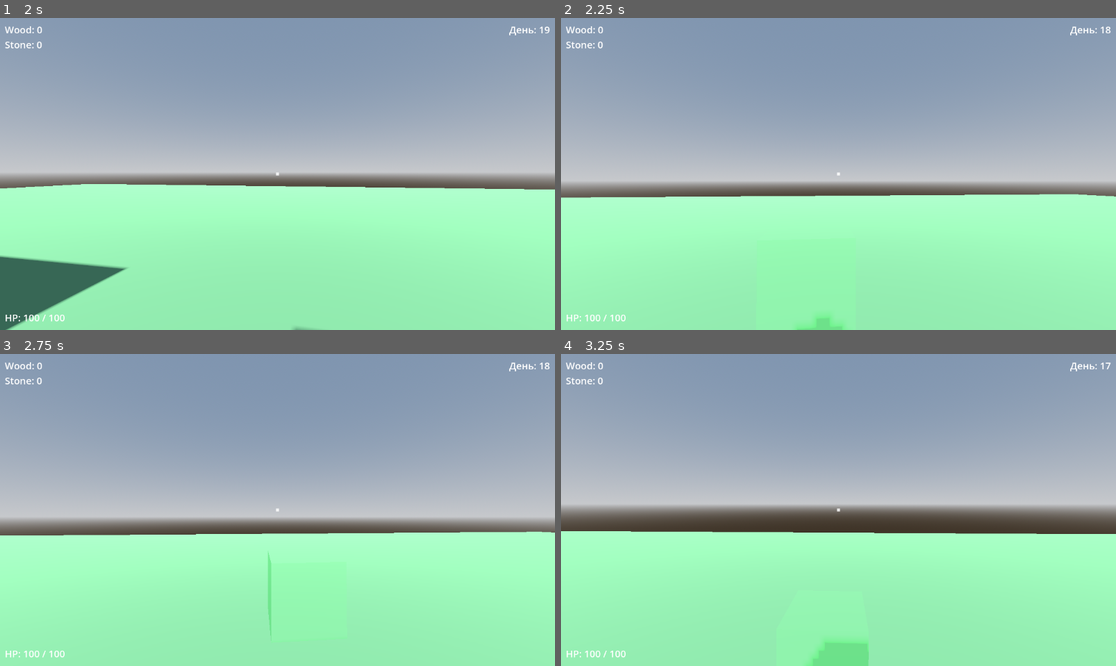
Above: before the commit, frames 1-4 (two rows, left to right).
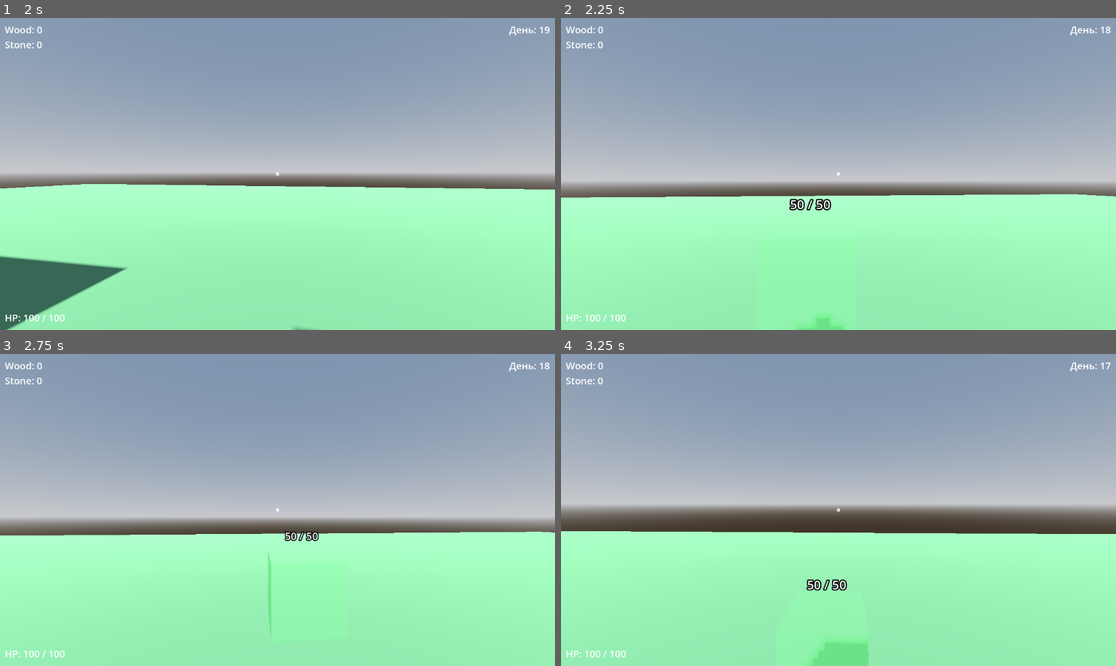
Above: after the commit, the same moments.

Repository: kem4ikkk/ubeziche
Game: Godot game, scene res://scenes/main.tscn
Two runs of this game, one before a commit and one after it. Both use one fixed random seed, a clock stepped at 60 frames per second and the inputs below.
Inputs (mouse positions are in pixels of both pictures, inside the frame that each line leads up to):
- Up to frame 1 (2 s): tap Enter at 0.5 s; move the mouse to (305, 174) at 0.52 s; hold W from 0.53 s (still down); tap R at 0.6, 1.35 s; click (305, 174) at 0.67 s; tap Space at 0.77, 1.52 s; move the mouse to (249, 174) at 1.27 s; click (249, 174) at 1.42 s
- Up to frame 2 (2.25 s): keep holding W; move the mouse to (849, 167) at 2.02 s; tap B at 2.1 s; click (849, 167) at 2.17 s
- Up to frame 3 (2.75 s): keep holding W; tap R at 2.3 s
- Up to frame 4 (3.25 s): keep holding W; move the mouse to (832, 516) at 2.77 s; tap C at 2.85 s; click (832, 516) at 2.92 s; tap Space at 3.02 s; tap R at 3.05 s

Frame 1 is identical in both runs. In frame 2, 0.2% of the frame differs, in the area x 41-49%, y 57-62%; in frame 3, 0.2%; in frame 4, 0.2%.

Commit message:
Ремонт баррикад: клавиша R, индикация HP над стеной (Этап 4.3)
- player.gd: repair_target() — ремонт ближайшей постройки в радиусе
  repair_range (4 м) за 1 дерево, восстанавливает 15 HP. Поиск по
  дистанции, а не лучом камеры: стены низкие (1 м), камера на высоте
  1.6 м — горизонтальный луч по ним не попадает.
- wall.tscn/wall.gd: добавлен Label3D с текущим HP над стеной, цвет
  меняется по доле здоровья (зелёный/жёлтый/красный); метод repair()
  и is_full_health() для проверки ремонта.
- debug_capture.gd: сценарий теперь повреждает построенную стену и
  сразу ремонтирует её, дамп состояния печатает wall_hp.

Проверено через capture-режим: стена 50 -> 30 (урон) -> 45 HP (ремонт,
-1 дерево). Обновлён PROGRESS.md: 4.3 готов, фокус — Этап 4.4 (танк).

Diff:
--- a/scenes/wall.tscn
+++ b/scenes/wall.tscn
@@ -23,3 +23,10 @@
 [node name="HealthComponent" type="Node" parent="."]
 script = ExtResource("2_health")
 max_health = 50.0
+
+[node name="HPLabel" type="Label3D" parent="."]
+transform = Transform3D(1, 0, 0, 0, 1, 0, 0, 0, 1, 0, 0.8, 0)
+billboard = 1
+no_depth_test = true
+font_size = 32
+text = "50 / 50"
--- a/scripts/debug_capture.gd
+++ b/scripts/debug_capture.gd
@@ -78,6 +78,19 @@
 
 	_dump_state("ПОСЛЕ постройки")
 
+	# 6.5) Повреждаем и ремонтируем стену (Этап 4.3).
+	var wall := get_tree().get_first_node_in_group("building")
+	if is_instance_valid(wall) and wall.has_method("take_damage"):
+		print("CLAUDE: повреждаю стену (-20 HP)")
+		wall.take_damage(20.0)
+		await get_tree().create_timer(0.2).timeout
+		print("CLAUDE: ремонтирую стену")
+		if is_instance_valid(player) and player.has_method("repair_target"):
+			player.repair_target()
+		await get_tree().create_timer(0.2).timeout
+
+	_dump_state("ПОСЛЕ ремонта стены")
+
 	# 7) Снимок экрана (ждём отрисовку кадра).
 	await RenderingServer.frame_post_draw
 	var image := get_viewport().get_texture().get_image()
@@ -106,6 +119,10 @@
 		print("  player: (нет)")
 	print("  enemies: ", get_tree().get_nodes_in_group("enemy").size())
 	print("  buildings: ", get_tree().get_nodes_in_group("building").size())
+	var wall := get_tree().get_first_node_in_group("building")
+	if is_instance_valid(wall) and wall.has_node("HealthComponent"):
+		var wall_health: HealthComponent = wall.get_node("HealthComponent")
+		print("  wall_hp: ", wall_health.current_health, " / ", wall_health.max_health)
 	var day_night := get_tree().get_first_node_in_group("day_night_cycle")
 	if is_instance_valid(day_night):
 		var phase: String = "ночь" if day_night.is_night else "день"
--- a/scripts/player.gd
+++ b/scripts/player.gd
@@ -6,6 +6,7 @@
 ##   Мышь  — обзор
 ##   Space — прыжок
 ##   ЛКМ   — выстрел (если курсор захвачен) / захватить курсор
+##   R     — отремонтировать ближайшую постройку (1 дерево → +15 HP)
 ##   Esc   — отпустить курсор
 
 # Параметры можно менять прямо в редакторе (значок справа от ноды).
@@ -16,6 +17,11 @@
 # Стрельба
 @export var damage: float = 10.0          # урон за выстрел
 @export var shoot_range: float = 100.0    # дальность выстрела, м
+
+# Ремонт построек
+@export var repair_range: float = 4.0     # дистанция ремонта, м (с запасом на привязку к сетке)
+@export var repair_amount: float = 15.0   # сколько HP восстанавливает ремонт
+const REPAIR_COST := {"wood": 1}
 
 # Ссылка на камеру от первого лица. @onready = «возьми этот узел, когда сцена готова».
 @onready var camera: Camera3D = $Camera3D
@@ -72,6 +78,10 @@
 			print("Скрафтили стену")
 		else:
 			print("Не хватает ресурсов для крафта стены")
+
+	# R — отремонтировать постройку, на которую смотрим.
+	if event is InputEventKey and event.pressed and event.keycode == KEY_R:
+		repair_target()
 
 	# Esc — отпустить курсор.
 	if event is InputEventKey and event.pressed and event.keycode == KEY_ESCAPE:
@@ -134,6 +144,41 @@
 		print("Мимо")
 
 
+## Ремонт ближайшей постройки (стены) рядом с игроком (Этап 4.3).
+## Стены низкие (1 м), а камера на высоте 1.6 м — горизонтальный луч
+## по ним не попадает, поэтому ищем по дистанции, а не по лучу.
+## Стоит 1 дерево, восстанавливает repair_amount HP.
+func repair_target() -> void:
+	var nearest: Node3D = null
+	var nearest_dist := repair_range
+	for node in get_tree().get_nodes_in_group("building"):
+		if not (node is Node3D) or not node.has_method("repair"):
+			continue
+		var dist := (node as Node3D).global_position.distance_to(global_position)
+		if dist <= nearest_dist:
+			nearest = node
+			nearest_dist = dist
+
+	if not is_instance_valid(nearest):
+		print("CLAUDE: нечего ремонтировать")
+		return
+
+	if nearest.has_method("is_full_health") and nearest.is_full_health():
+		print("CLAUDE: постройка уже на максимум HP")
+		return
+
+	for resource_type in REPAIR_COST:
+		if InventorySystem.get_resource(resource_type) < REPAIR_COST[resource_type]:
+			print("CLAUDE: не хватает ресурсов для ремонта")
+			return
+
+	for resource_type in REPAIR_COST:
+		InventorySystem.use_resource(resource_type, REPAIR_COST[resource_type])
+
+	nearest.repair(repair_amount)
+	print("Постройка отремонтирована (+", repair_amount, " HP)")
+
+
 ## Урон по игроку (например, от зомби).
 func take_damage(amount: float) -> void:
 	health.take_damage(amount)
--- a/scripts/wall.gd
+++ b/scripts/wall.gd
@@ -1,19 +1,43 @@
 extends StaticBody3D
 
 ## Простая стена для строительства. Имеет здоровье — зомби (или игрок)
-## могут её разрушить.
+## могут её разрушить. Игрок может её отремонтировать (Этап 4.3).
 
 @onready var health: HealthComponent = $HealthComponent
+@onready var hp_label: Label3D = $HPLabel
 
 
 func _ready() -> void:
 	add_to_group("building")
 	health.died.connect(_on_died)
+	health.health_changed.connect(_on_health_changed)
+	_on_health_changed(health.current_health, health.max_health)
 
 
 func take_damage(amount: float) -> void:
 	health.take_damage(amount)
 
 
+## Восстановить HP (например, при ремонте игроком).
+func repair(amount: float) -> void:
+	health.heal(amount)
+
+
+## HP при максимуме — ремонт не нужен.
+func is_full_health() -> bool:
+	return health.current_health >= health.max_health
+
+
 func _on_died() -> void:
 	queue_free()
+
+
+func _on_health_changed(current: float, maximum: float) -> void:
+	hp_label.text = "%d / %d" % [current, maximum]
+	var ratio := current / maximum
+	if ratio > 0.6:
+		hp_label.modulate = Color(0.4, 1.0, 0.4)
+	elif ratio > 0.3:
+		hp_label.modulate = Color(1.0, 0.85, 0.2)
+	else:
+		hp_label.modulate = Color(1.0, 0.3, 0.3)
Not shown, changed: docs/PROGRESS.md
